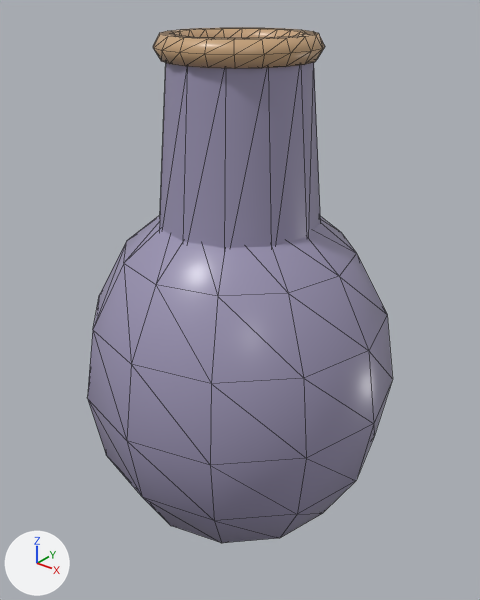
A saved change to the glTF model assets/masters/native-v4/product-off.vase.glb.
Before and after are seen from a 50 mm lens placed at (0.285, -0.355, 0.425), pointed at (-0.001, 0.003, 0.203). Arrows for +X, +Y and +Z are at lower left; the lights stay in place. The older version comes first. Mesh edges are drawn as thin lines. Vertices at exactly the same position are counted once.

Objects in the first picture: 'product-off.vase'.
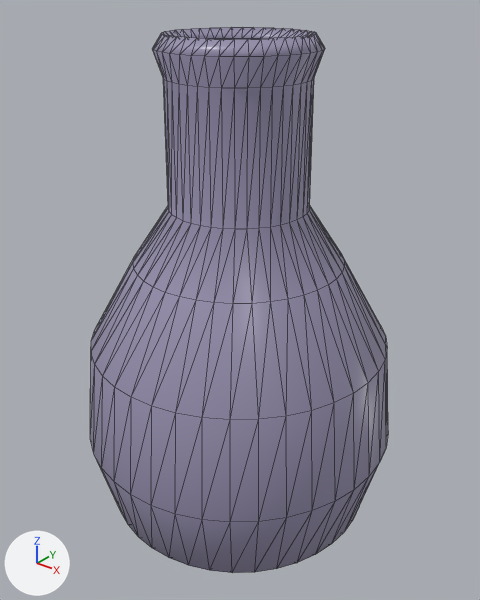
Scene script edits in JSON lines:
```json
{"op": "add", "block": "mat_mat_satin_ceramic_v1__c5b297_1_r0_34_m0_ior1_5_opaque_ds0_linear_srgb_v2", "code": ["mat_mat_satin_ceramic_v1__c5b297_1_r0_34_m0_ior1_5_opaque_ds0_linear_srgb_v2 = principled_material('mat.satin-ceramic.v1:#C5B297:1:r0.34:m0:ior1.5:OPAQUE:ds0:linear-srgb-v2')", "mat_mat_satin_ceramic_v1__c5b297_1_r0_34_m0_ior1_5_opaque_ds0_linear_srgb_v2.base_color = (0.558, 0.445, 0.309)  # beige #c5b297", "mat_mat_satin_ceramic_v1__c5b297_1_r0_34_m0_ior1_5_opaque_ds0_linear_srgb_v2.roughness = 0.34"]}
{"block": "me_mesh_0", "where": "# used by ob_product_off_vase; location = (0.0, 0.0, 0.0)"}
{"op": "remove", "block": "me_mesh_0", "code": "me_mesh_0.from_pydata(...)  # 258 vertices, 456 faces; spans x -0.12..0.12, y -0.12..0.12, z 0.0..0.393"}
{"op": "add", "block": "me_mesh_0", "code": "me_mesh_0.from_pydata(...)  # 947 vertices, 1840 faces; spans x -0.121..0.121, y -0.121..0.121, z 0.005..0.393"}
{"block": "me_mesh_0", "change": "me_mesh_0 part 1: the loose piece of 104 vertices spanning x -0.12..0.12, y -0.12..0.12, z 0.0..0.29 is rebuilt with 740 vertices and now spans x -0.121..0.121, y -0.121..0.121, z 0.01..0.393"}
{"block": "me_mesh_0", "change": "me_mesh_0 part 2: the loose piece of 28 vertices spanning x -0.06..0.06, y -0.06..0.06, z 0.25..0.38 is deleted"}
{"block": "me_mesh_0", "change": "me_mesh_0 part 3"}
{"block": "me_mesh_0", "change": "126 vertices are removed from x -0.055..0.055, y -0.055..0.055, z 0.377..0.393"}
{"block": "me_mesh_0", "change": "240 faces are deleted"}
{"block": "me_mesh_0", "change": "other edits to the shape of me_mesh_0 do not show in these pictures"}
{"op": "remove", "block": "me_mesh_0", "code": "me_mesh_0.materials.append(mat_mat_satin_ceramic_v1__cba67d_1_r0_34_m0_ior1_5_opaque_ds0_linear_srgb_v2)  # brown #cba67d"}
{"op": "add", "block": "me_mesh_0", "code": "me_mesh_0.materials.append(mat_mat_satin_ceramic_v1__c5b297_1_r0_34_m0_ior1_5_opaque_ds0_linear_srgb_v2)  # beige #c5b297"}
```

What differs and where, as boxes (x1, y1, x2, y2) in the pictures (480 x 600 px):
```json
{"object": "product-off.vase", "change": "reshaped", "before": [87, 28, 393, 543], "after": [90, 27, 388, 573], "on screen": "6% taller"}
{"part": 1, "of": "me_mesh_0", "change": "rebuilt", "before": [87, 215, 393, 543], "after": [90, 27, 388, 573], "on screen": "66% taller"}
{"part": 2, "of": "me_mesh_0", "change": "deleted", "before": [160, 62, 321, 248]}
{"part": 3, "of": "me_mesh_0", "change": "deleted", "before": [153, 28, 325, 69], "on screen": "brown"}
```
